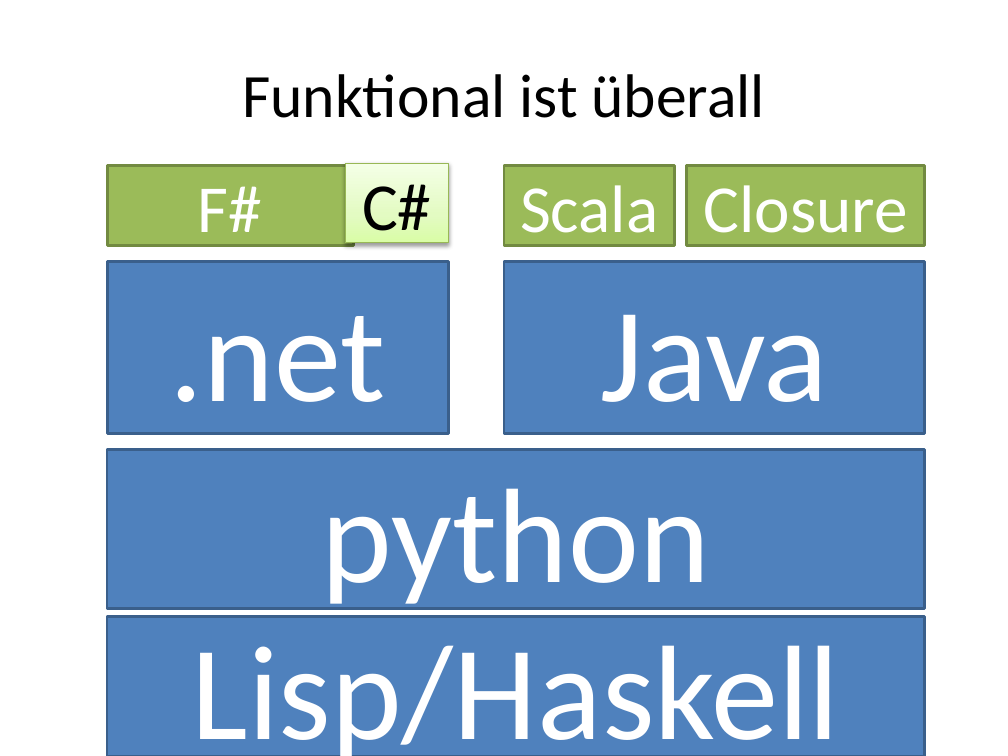
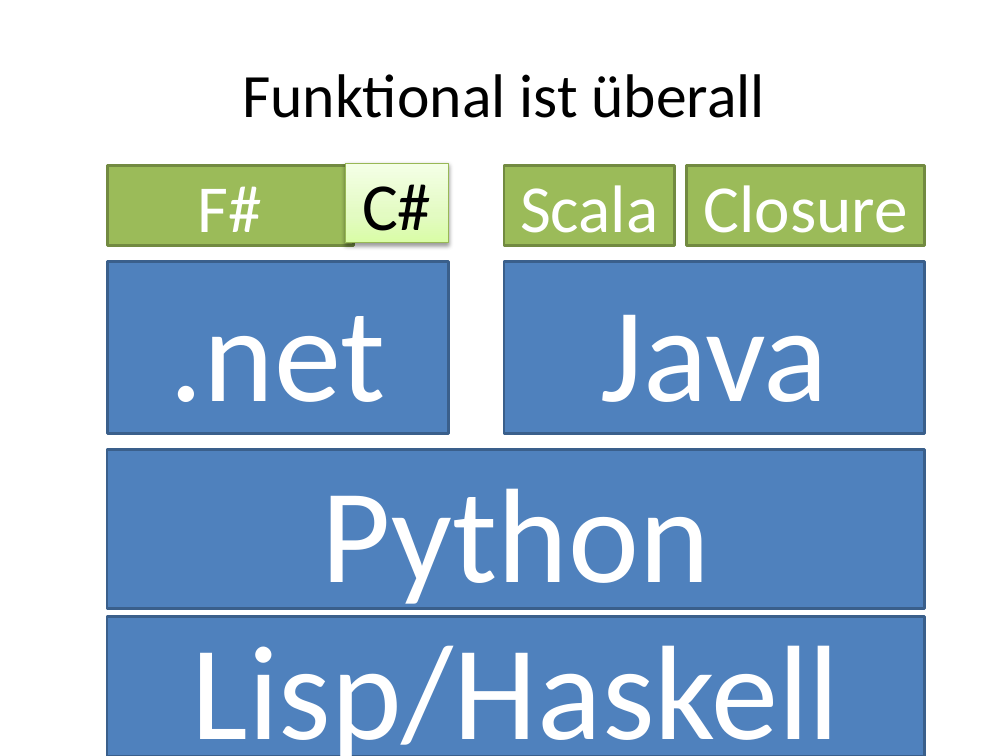
Before and after one commit to ronaldboehm/talks, a slide deck: slide 6 of 20151202/Einführung20151202.pptx. Drawn at 1008x756 pixels with LibreOffice and Linux fonts; fonts in the diff are those of the drawing. Boxes give left, top, right and bottom in pixels: in the first picture for what was removed or moved away, otherwise in the second. Text is boxed around its words. In the diff, an @@ line names an element or a change of style, - is before the commit and + after.

Commit message:
typos
some typos in FsReveal.fsx corrected, only four slides in the .pptx file

```diff
--- a/20151202/Einführung20151202.pptx
+++ b/20151202/Einführung20151202.pptx
@@ text in rectangle at (x1=321, y1=488, x2=709, y2=614): text changed @@
-python
+Python
```
Also in this commit, not shown: 5 other slides changed, 1 other file.
